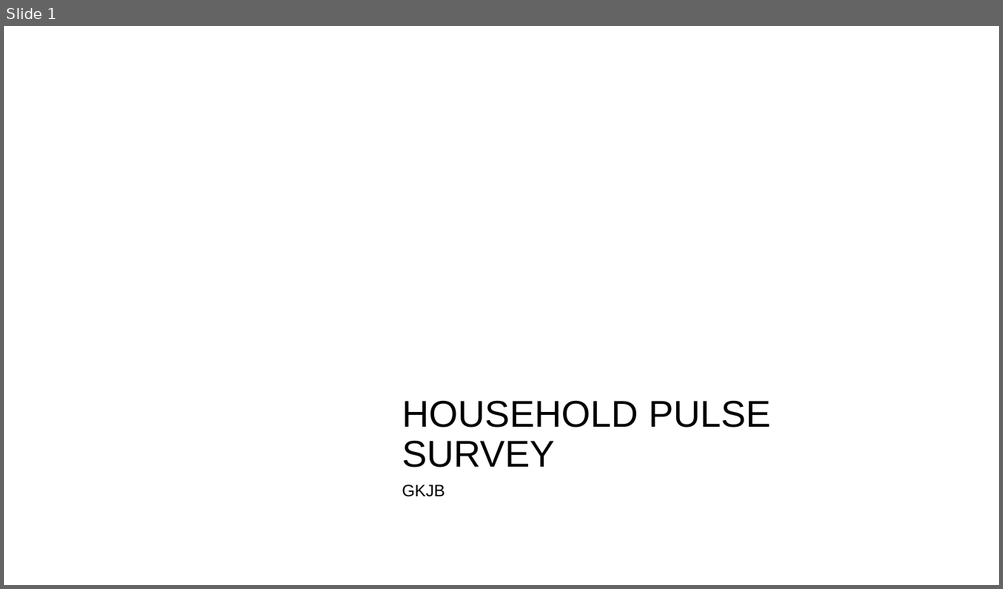
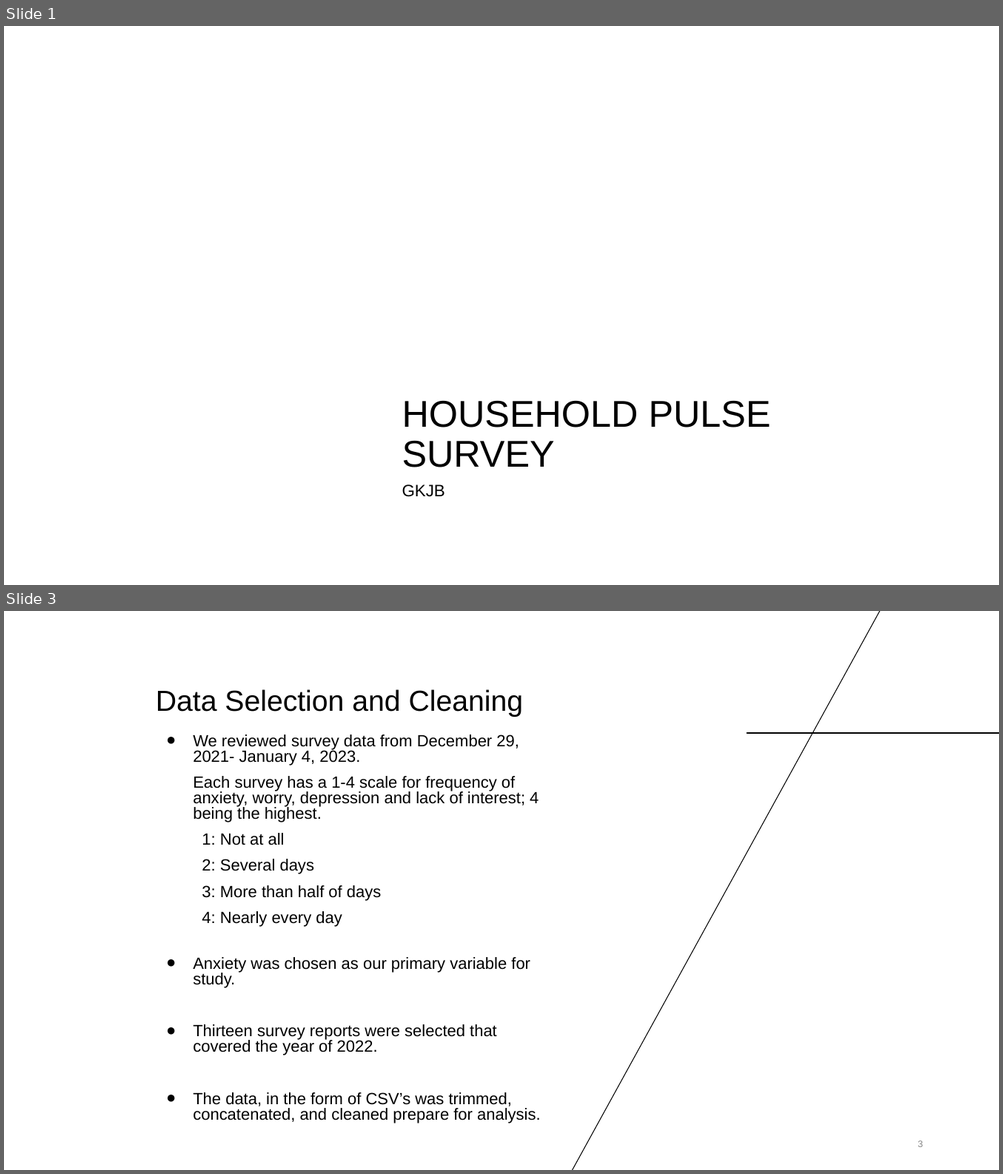
Before and after one commit to ginaleonardi/project_1, a slide deck: Project_Presentation.pptx. Shown one above the other, each under a label of ours: slide 1 before the commit, slides 1 and 3 after it; the slides between them are not shown. The pictures are 1003x589 and 1003x1174 pixels, drawn with LibreOffice and Linux fonts; fonts in the diff are those of the drawing; background and template pictures are left out. Boxes give left, top, right and bottom in pixels: in the first picture for what was removed or moved away, otherwise in the second. Text is boxed around its words. In the diff, an @@ line names an element or a change of style, - is before the commit and + after.

```diff
--- a/Project_Presentation.pptx
+++ b/Project_Presentation.pptx
@@ slide 3 added at box(4, 611, 999, 1170), background #FFFFFF @@
@@ line added from (881, 611) to (571, 1170), #000000 0.75 pt @@
@@ title added at box(156, 689, 523, 717), 28 pt, text #000000 @@
+Data Selection and Cleaning
@@ text added at box(193, 735, 540, 1124), 15.7 pt, text #000000 @@
+● We reviewed survey data from December 29, 2021- January 4, 2023.
+Each survey has a 1-4 scale for frequency of anxiety, worry, depression and lack of interest; 4 being the highest.
+1: Not at all
+2: Several days
+3: More than half of days
+4: Nearly every day
+● Anxiety was chosen as our primary variable for study.
+● Thirteen survey reports were selected that covered the year of 2022.
+● The data, in the form of CSV’s was trimmed, concatenated, and cleaned prepare for analysis.
@@ line added from (746, 733) to (999, 733), #000000 0.75 pt @@
@@ page number added at box(917, 1141, 922, 1147), 9 pt, text #888888 @@
+3
```
Also in this commit, not shown: 1 slide changed.
